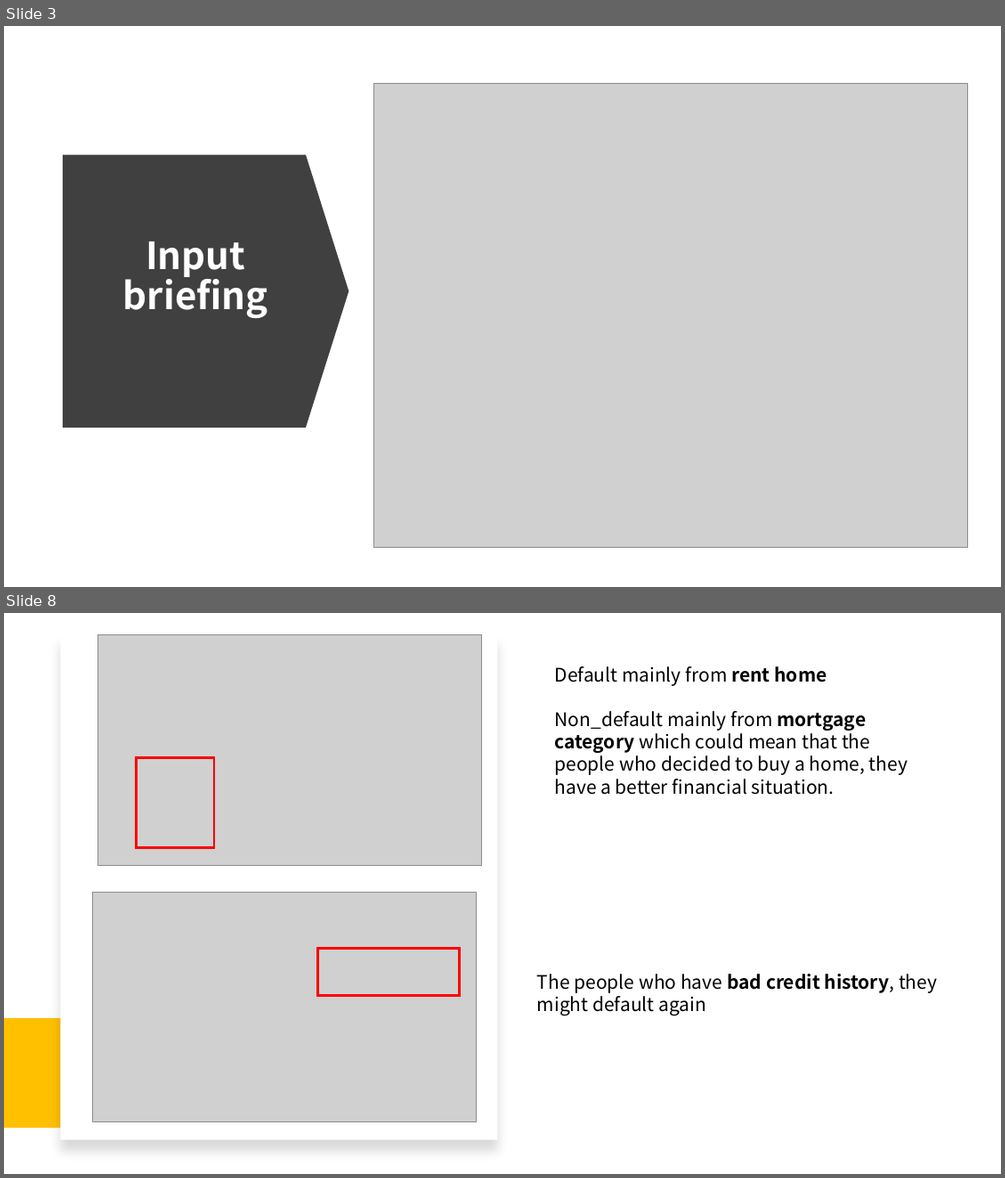
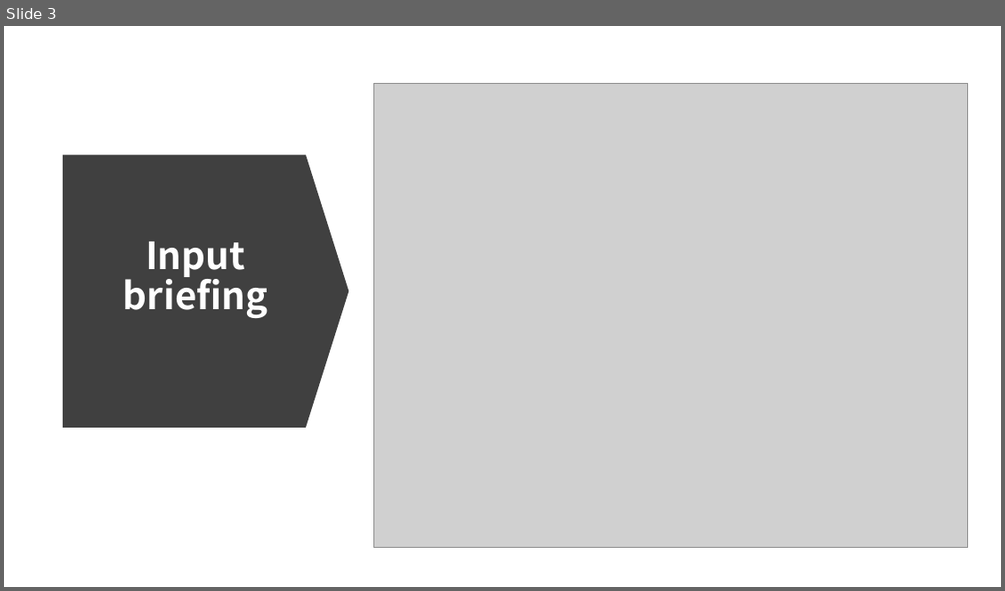
Before and after one commit to Shinan-tech/Credit_default, a slide deck: Default prediction model.pptx. Shown one above the other, each under a label of ours: slides 3 and 8 before the commit, slide 3 after it; the slides between them are not shown. The pictures are 1005x1178 and 1005x591 pixels, drawn with LibreOffice and Linux fonts; fonts in the diff are those of the drawing; grey boxes stand for pictures. Boxes give left, top, right and bottom in pixels: in the first picture for what was removed or moved away, otherwise in the second. Text is boxed around its words. In the diff, an @@ line names an element or a change of style, - is before the commit and + after.

```diff
--- a/Default prediction model.pptx
+++ b/Default prediction model.pptx
@@ slide 8 removed at (4,613,1001,1174), background #FFFFFF @@
@@ rectangle removed at (60,634,498,1140) @@
@@ picture removed at (98,634,482,865) @@
@@ text removed at (555,666,907,795) @@
-Default mainly from rent home
-Non_default mainly from mortgage category which could mean that the people who decided to buy a home, they have a better financial situation.
@@ rectangle removed at (137,758,214,848) @@
@@ picture removed at (93,892,477,1122) @@
@@ rectangle removed at (317,948,459,995) @@
@@ text removed at (537,973,937,1015) @@
-The people who have bad credit history, they might default again
@@ rectangle removed at (4,1018,468,1127) @@
```
Also in this commit, not shown: 4 other slides removed, 2 other files.
